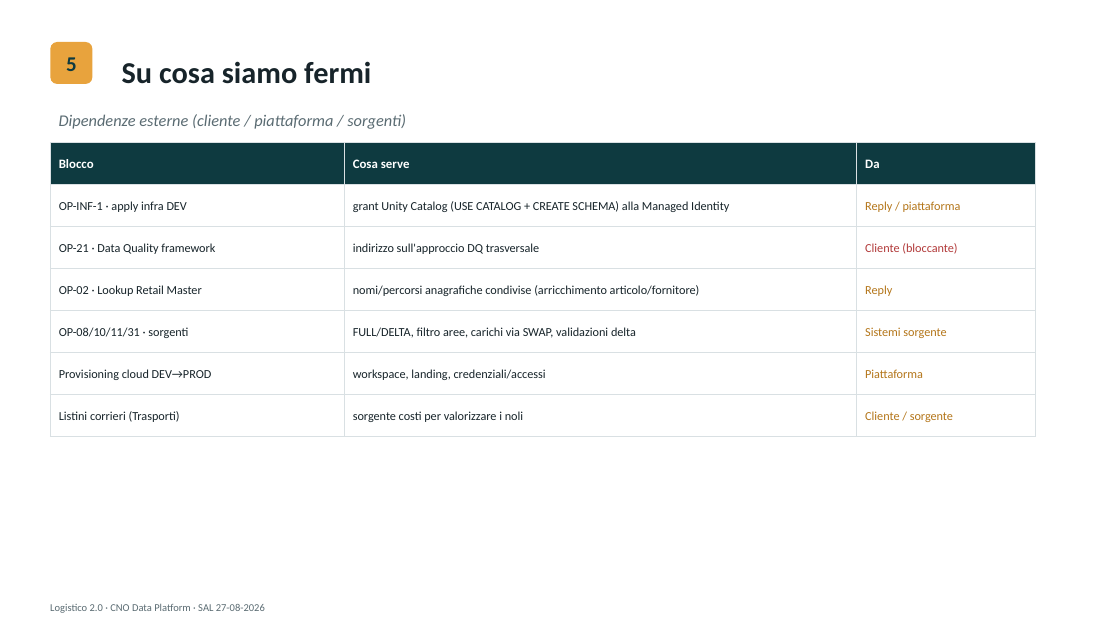
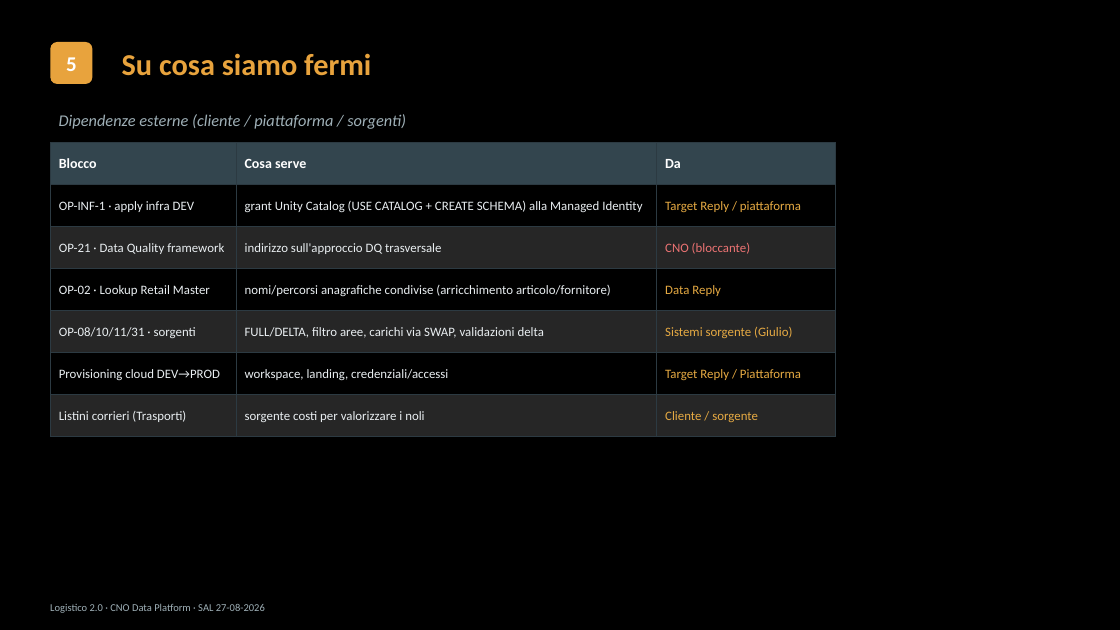
Before and after one commit to LuigiScrimitore/logistico-documentation, a slide deck: slide 7 of DOCS/piani/SAL_2026-08-27_Logistico2.0.pptx (slide 6 before the commit). Drawn at 1120x630 pixels with LibreOffice and Linux fonts; fonts in the diff are those of the drawing. Boxes give left, top, right and bottom in pixels: in the first picture for what was removed or moved away, otherwise in the second. Text is boxed around its words. In the diff, an @@ line names an element or a change of style, - is before the commit and + after.

```diff
--- a/DOCS/piani/SAL_2026-08-27_Logistico2.0.pptx
+++ b/DOCS/piani/SAL_2026-08-27_Logistico2.0.pptx
@@ background #FFFFFF to #000000 @@
@@ text "5" at <box>66,57,77,71</box>: text colour #0E3A40 to #FFFFFF @@
@@ text "Su cosa siamo fermi": place and size @@
-text "Su cosa siamo fermi" at <box>122,61,371,84</box>
+text "Su cosa siamo fermi" at <box>122,53,371,76</box>
@@ text "Su cosa siamo fermi" at <box>122,53,371,76</box>: text colour #17242A to #E8A33D @@
@@ text "Dipendenze esterne (cliente / piattaforma ..." at <box>59,114,406,129</box>: text colour #5A6B72 to #9FB0B7 @@
@@ table at <box>50,143,836,437</box> @@
-row 2, column 3: Reply / piattaforma
+row 2, column 3: Target Reply / piattaforma
-row 3, column 3: Cliente (bloccante)
+row 3, column 3: CNO (bloccante)
-row 4, column 3: Reply
+row 4, column 3: Data Reply
-row 5, column 3: Sistemi sorgente
+row 5, column 3: Sistemi sorgente (Giulio)
-row 6, column 3: Piattaforma
+row 6, column 3: Target Reply / Piattaforma
@@ fill #0E3A40 to #33454E in row 1 @@
@@ fill none to #262626 in 9 cells @@
@@ size 11 to 12 pt in "Blocco", "Cosa serve", "Da" @@
@@ size 10.5 to 11 pt in "OP-INF-1 · apply infra DEV", "grant Unity Catalog (USE CATALOG + CREATE ...", "OP-21 · Data Quality framework", "indirizzo sull'approccio DQ trasversale" and 9 more places @@
@@ text colour #17242A to #E9EEF1 in "OP-INF-1 · apply infra DEV", "grant Unity Catalog (USE CATALOG + CREATE ...", "OP-21 · Data Quality framework", "indirizzo sull'approccio DQ trasversale" and 8 more places @@
@@ text colour #B4761A to #E6AA43 in "Cliente / sorgente" @@
@@ borders changed @@
@@ table: place and size @@
-table at <box>50,143,1036,426</box>
+table at <box>50,143,836,437</box>
@@ text "Logistico 2.0 · CNO Data ..." at <box>50,604,265,613</box>: text colour #5A6B72 to #9FB0B7 @@
```
Also in this commit, not shown: 5 other slides changed, 2 slides added, 1 slide removed, 1 other file.
